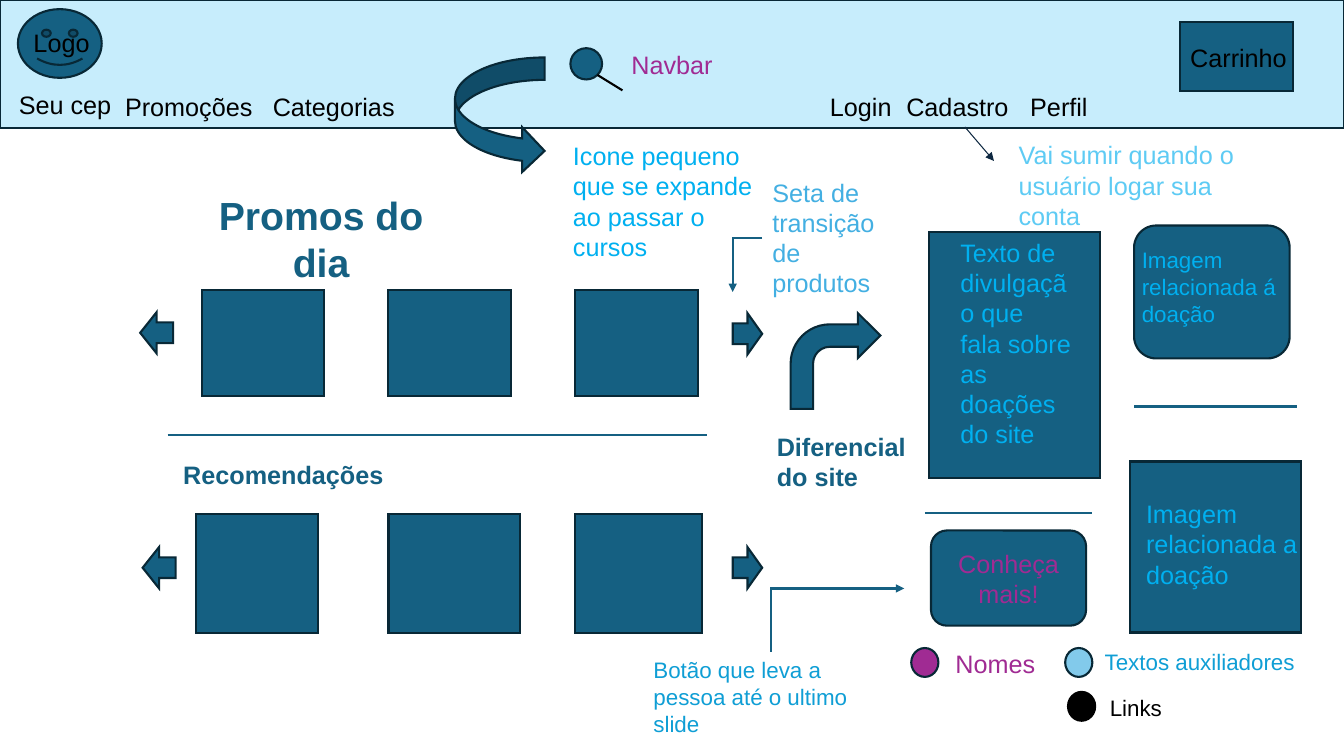
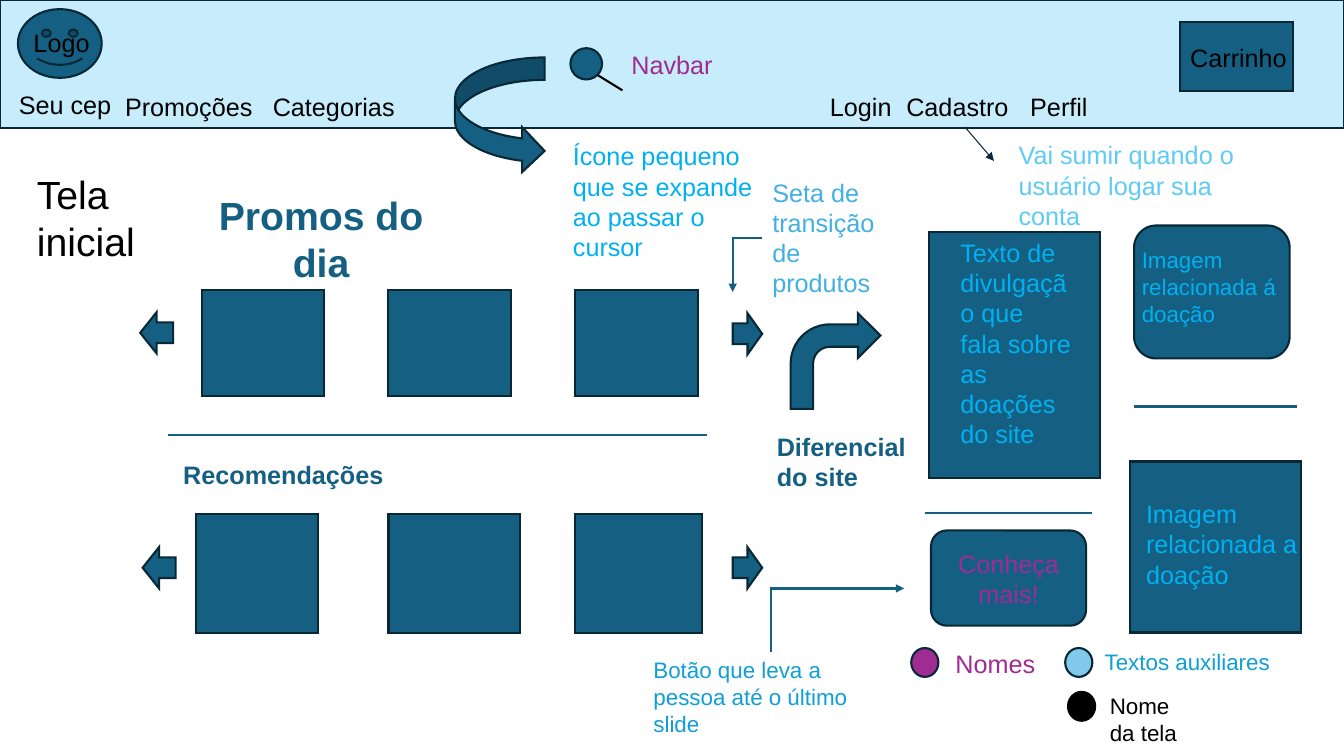
Before and after one commit to kauam0/Projeto-1, a slide deck: slide 1 of TCC - DOCUMENTAÇÃO/Escopo do TCC.pptx. Drawn at 1344x756 pixels with LibreOffice and Linux fonts; fonts in the diff are those of the drawing. Boxes give left, top, right and bottom in pixels: in the first picture for what was removed or moved away, otherwise in the second. Text is boxed around its words. In the diff, an @@ line names an element or a change of style, - is before the commit and + after.

```diff
--- a/TCC - DOCUMENTAÇÃO/Escopo do TCC.pptx
+++ b/TCC - DOCUMENTAÇÃO/Escopo do TCC.pptx
@@ text at [573, 145, 753, 257]: text changed @@
-Icone pequeno que se expande ao passar o cursos
+Ícone pequeno que se expande ao passar o cursor
@@ text added at [37, 180, 135, 257], 28 pt, text #000000 @@
+Tela inicial
@@ text at [1105, 653, 1269, 671]: text changed @@
-Textos auxiliadores
+Textos auxiliares
@@ text at [653, 661, 847, 733]: text changed @@
-Botão que leva a pessoa até o ultimo slide
+Botão que leva a pessoa até o último slide
@@ text at [1110, 698, 1177, 742]: text changed @@
-Links
+Nome da tela
```
Also in this commit, not shown: 6 other slides changed, 1 slide added, 6 other files.
